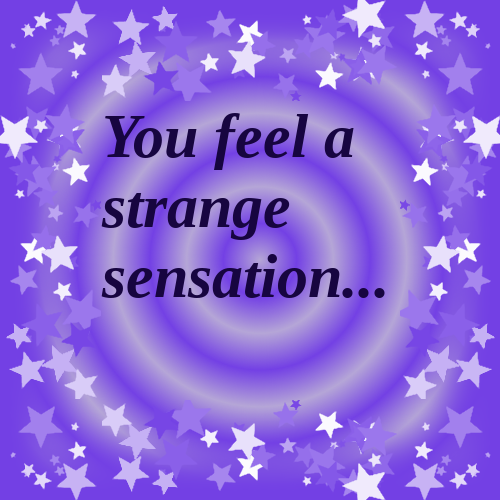
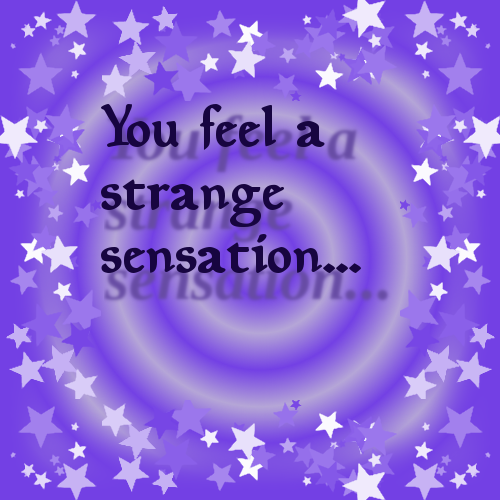
Two versions of the same layered image (500 x 500). Layer-by-layer changes:
painted on "You feel a ..." over <box>101,104,385,298</box>
added layer "drop" above "bkgnd" over <box>104,109,390,303</box>
